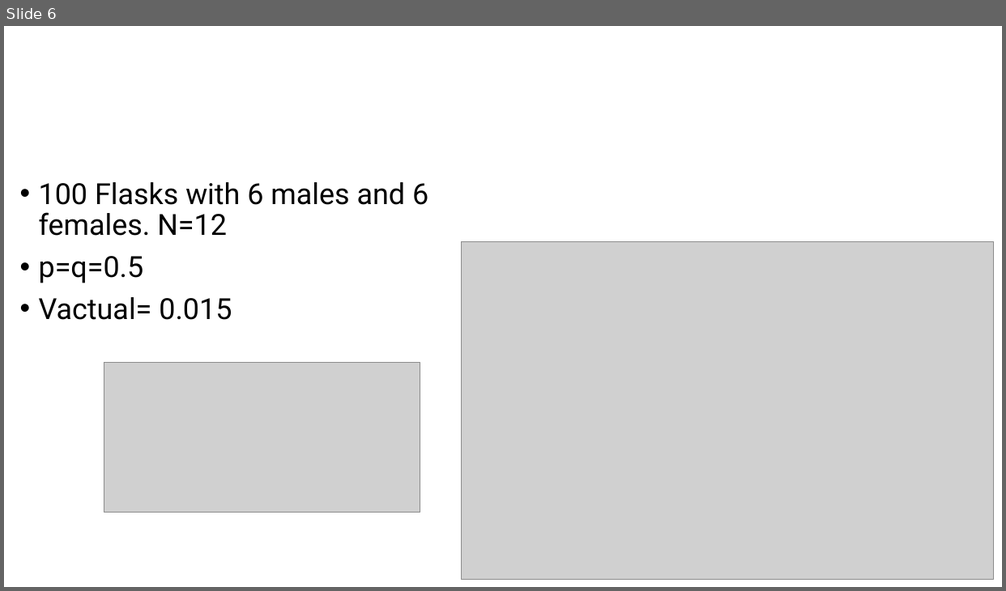
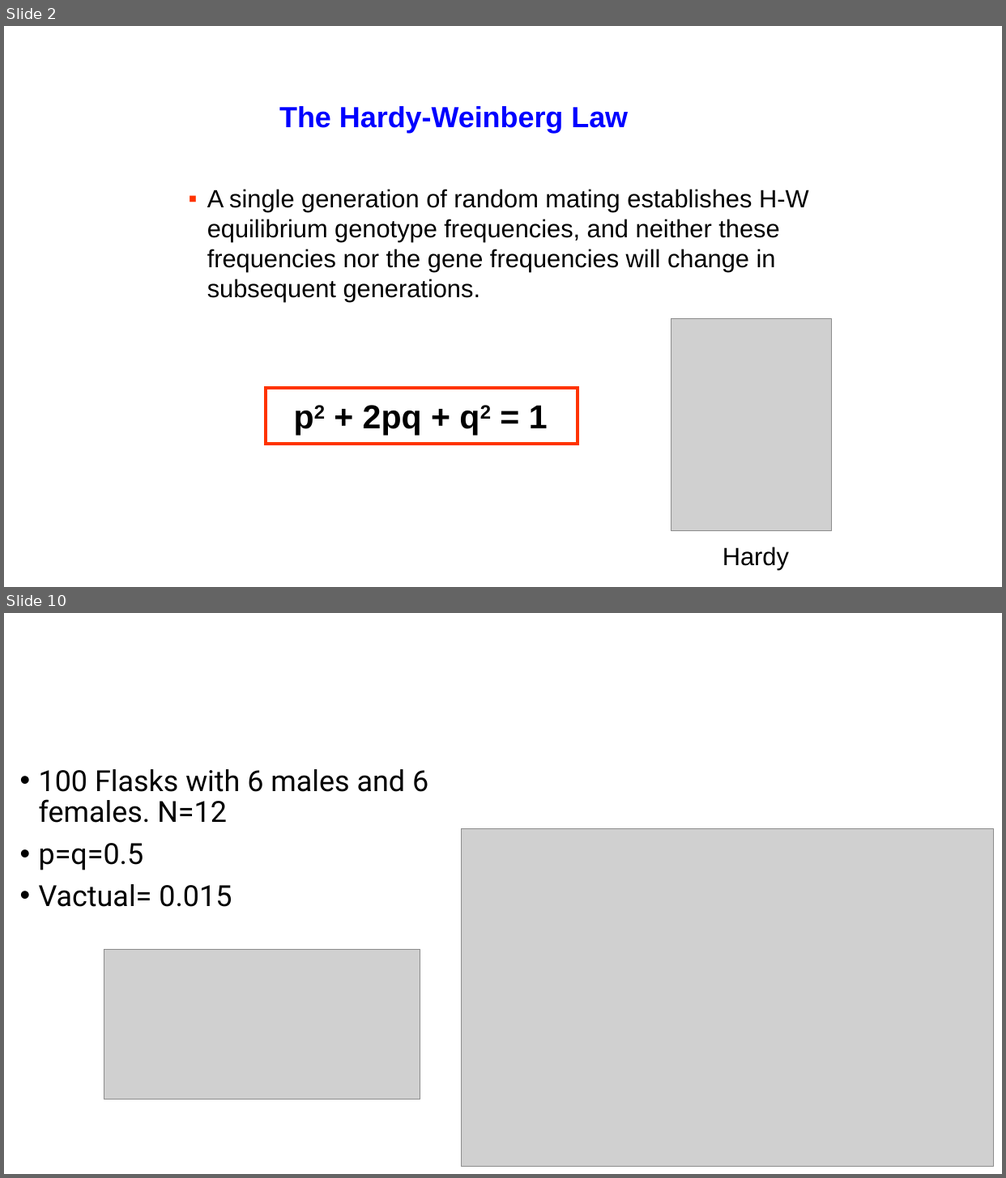
Before and after one commit to ccsosa/Evolutionary_genetics, a slide deck: Semana4/Selección natural.pptx. Shown one above the other, each under a label of ours: slide 6 before the commit, slides 2 and 10 after it; the slides between them are not shown. The pictures are 1006x591 and 1006x1178 pixels, drawn with LibreOffice and Linux fonts; fonts in the diff are those of the drawing; grey boxes stand for pictures. Boxes give left, top, right and bottom in pixels: in the first picture for what was removed or moved away, otherwise in the second. Text is boxed around its words. In the diff, an @@ line names an element or a change of style, - is before the commit and + after.

```diff
--- a/Semana4/Selección natural.pptx
+++ b/Semana4/Selección natural.pptx
@@ slide 2 added at box(4, 26, 1002, 587), background #FFFFFF @@
@@ text added at box(279, 106, 628, 133), 28 pt, text #0000FF, bold @@
+The Hardy-Weinberg Law
@@ text added at box(207, 189, 809, 302), 24 pt, text #000000 @@
+▪ A single generation of random mating establishes H-W equilibrium genotype frequencies, and neither these frequencies nor the gene frequencies will change in subsequent generations.
@@ picture added at box(671, 319, 832, 531) @@
@@ rectangle added at box(266, 387, 578, 444), outline #FF3300 3 pt @@
@@ text added at box(363, 405, 548, 435), 32 pt, text #000000, bold @@
+p2 + 2pq + q2 = 1
@@ text added at box(722, 547, 789, 570), 24 pt, text #000000 @@
+Hardy
@@ what was slide 6 is now slide 10 @@
```
Also in this commit, not shown: 8 slides changed, 20 other slides added, 3 slides removed.
